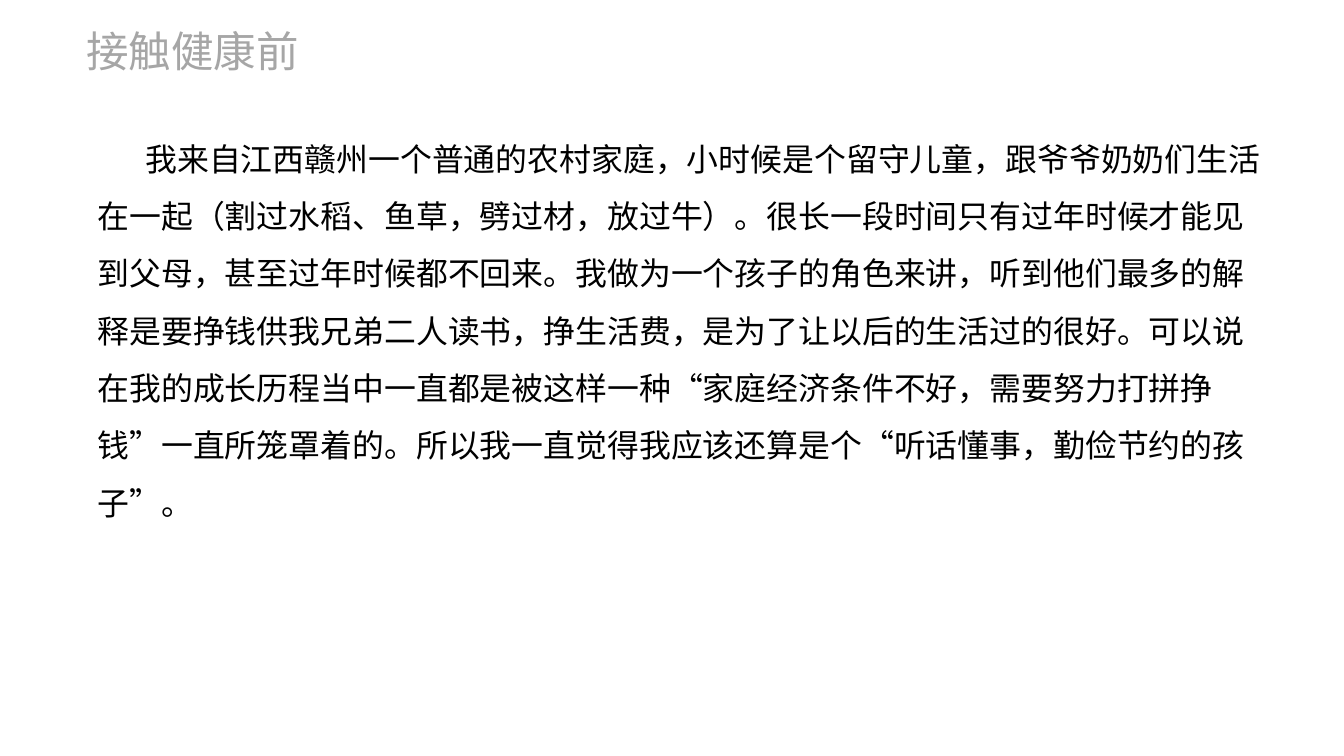
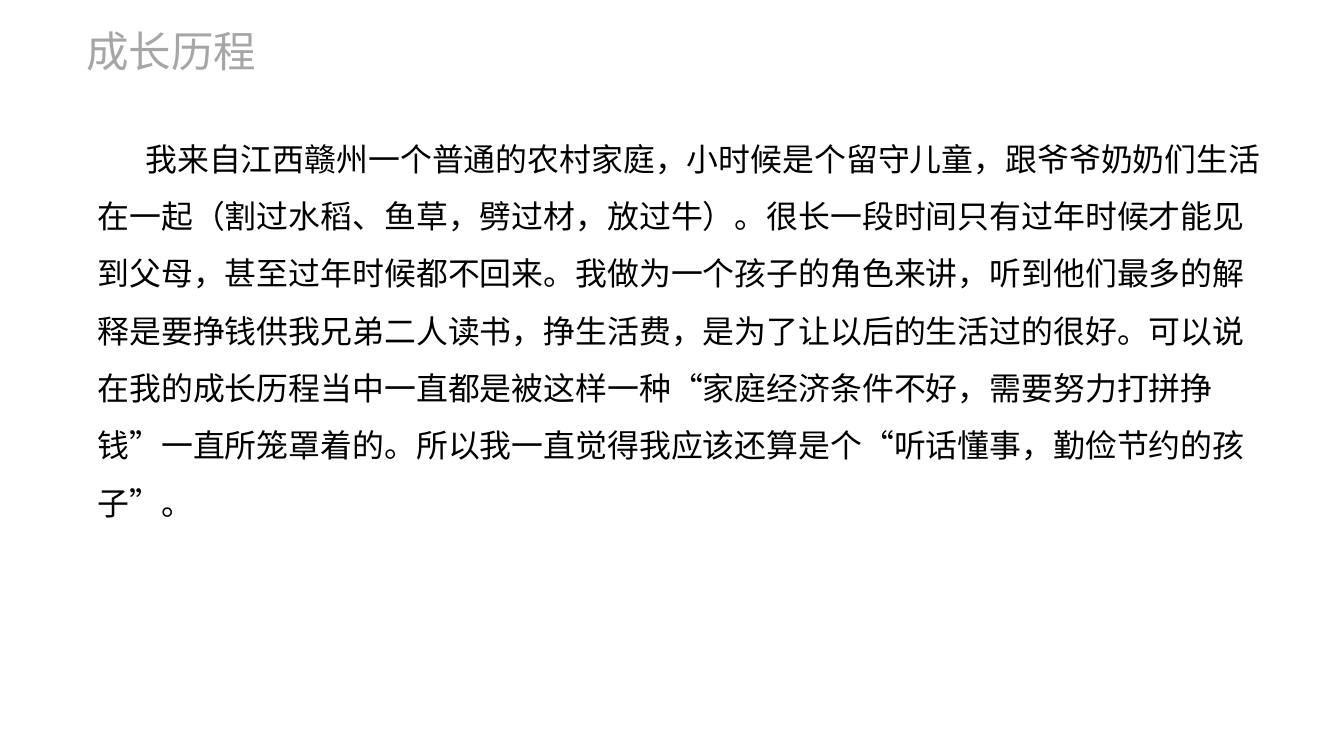
Before and after one commit to ForeverBadBoy/gradle-rabbitmq, a slide deck: slide 5 of src/main/resources/自我介绍.pptx. Drawn at 1344x756 pixels with LibreOffice and Linux fonts; fonts in the diff are those of the drawing. Boxes give left, top, right and bottom in pixels: in the first picture for what was removed or moved away, otherwise in the second. Text is boxed around its words. In the diff, an @@ line names an element or a change of style, - is before the commit and + after.

```diff
--- a/src/main/resources/自我介绍.pptx
+++ b/src/main/resources/自我介绍.pptx
@@ text at (86,31,256,70): text changed @@
-接触健康前
+成长历程
```
Also in this commit, not shown: 5 other slides changed, 2 slides added, 5 slides removed.
